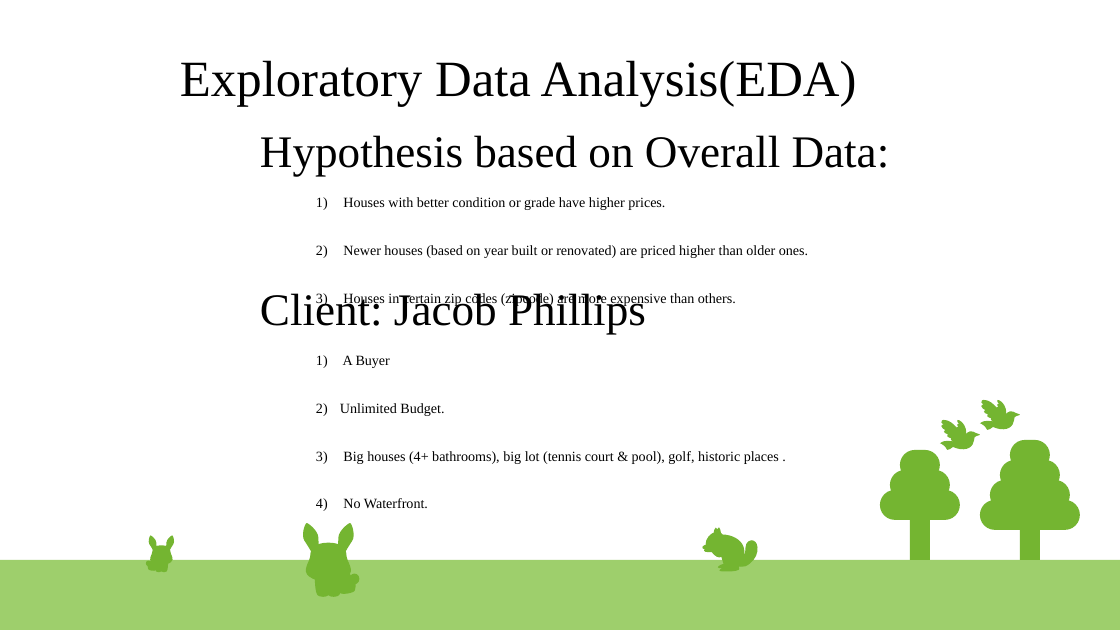
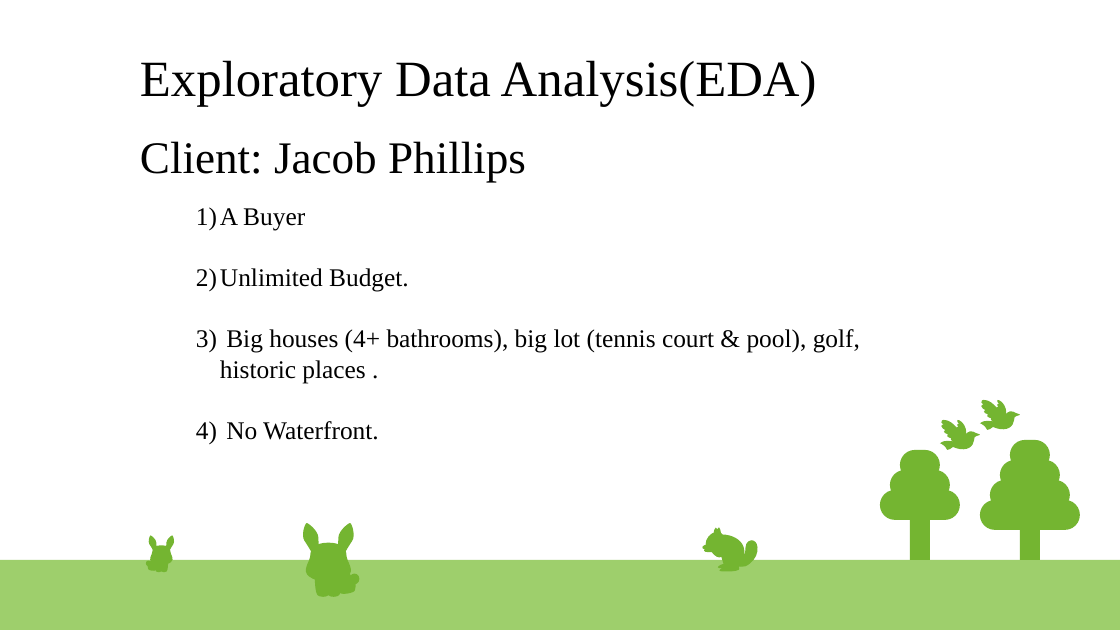
Before and after one commit to mahegupt/eda-project, a slide deck: slide 2 of EDA.odp (slide 1 before the commit). Drawn at 1120x630 pixels with LibreOffice and Linux fonts; fonts in the diff are those of the drawing. Boxes give left, top, right and bottom in pixels: in the first picture for what was removed or moved away, otherwise in the second. Text is boxed around its words. In the diff, an @@ line names an element or a change of style, - is before the commit and + after.

Commit message:
Global hypothesis changes

```diff
--- a/EDA.odp
+++ b/EDA.odp
@@ title "Exploratory Data Analysis(EDA)": place and size @@
-title "Exploratory Data Analysis(EDA)" at <box>180,60,857,106</box>
+title "Exploratory Data Analysis(EDA)" at <box>140,60,817,106</box>
@@ subtitle "Client: Jacob Phillips": place and size @@
-subtitle "Client: Jacob Phillips" at <box>260,293,779,508</box>
+subtitle "Client: Jacob Phillips" at <box>140,141,860,440</box>
@@ subtitle removed at <box>260,135,890,306</box> @@
-Hypothesis based on Overall Data:
-1) Houses with better condition or grade have higher prices.
-2) Newer houses (based on year built or renovated) are priced higher than older ones.
-3) Houses in certain zip codes (zipcode) are more expensive than others.
@@ subtitle at <box>220,208,860,440</box>: size 10 to 18 pt in "A Buyer", "Unlimited Budget.", "Big houses (4+ bathrooms), big lot (tennis ...", "No Waterfront." @@
```
Also in this commit, not shown: 8 slides added, 3 other files.
